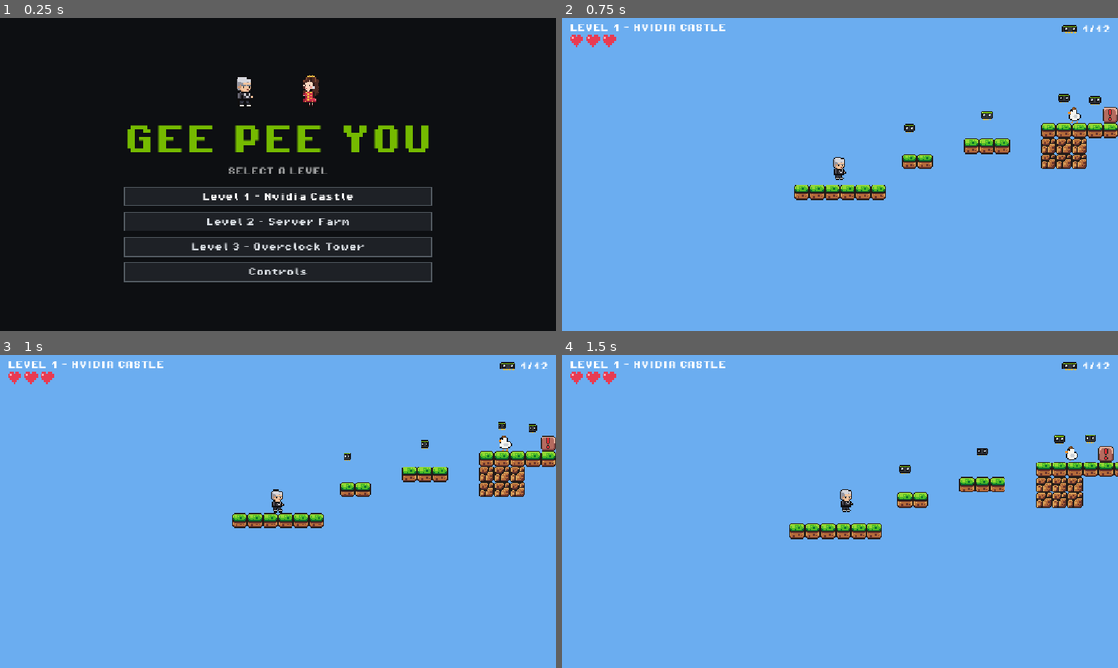
Above: before the commit, frames 1-4 (two rows, left to right).
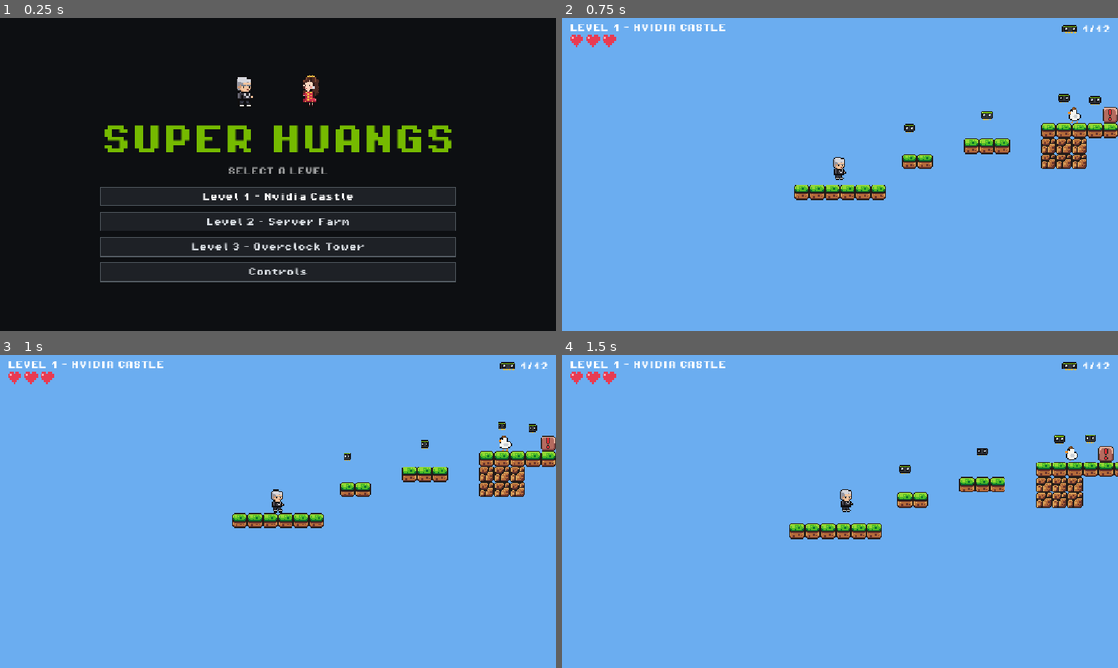
Above: after the commit, the same moments.

Repository: Stawberrymind/super_huangs
Game: Godot game, scene res://scenes/main_menu.tscn
The game is run twice, just before and just after one commit, with the same random seed, the same clock (stepped at 60 frames per second) and the same inputs.
Inputs (mouse positions are in pixels of both pictures, inside the frame that each line leads up to):
- Up to frame 1 (0.25 s): no input
- Up to frame 2 (0.75 s): click "Level 1 - Nvidia Castle" at 0.5 s
- Up to frame 3 (1 s): no input
- Up to frame 4 (1.5 s): tap Enter at 1.25 s; move the mouse to (962, 495) at 1.27 s; hold D from 1.28 s (still down); tap R at 1.35 s; click (962, 495) at 1.42 s

The runs differ from the first frame. In frame 1, 3.7% of the frame differs, in the area x 18-82%, y 34-85%; in frame 2, nothing differs; in frame 3, nothing differs; in frame 4, nothing differs.

Commit message:
Rename game to Super Huangs and regenerate cover

Diff:
--- a/project.godot
+++ b/project.godot
@@ -10,7 +10,7 @@
 
 [application]
 
-config/name="GEE_PEE_YOU"
+config/name="Super Huangs"
 run/main_scene="res://scenes/main_menu.tscn"
 config/features=PackedStringArray("4.7", "Forward Plus")
 config/icon="res://icon.svg"
--- a/scenes/main_menu.tscn
+++ b/scenes/main_menu.tscn
@@ -66,7 +66,7 @@
 layout_mode = 2
 theme_override_colors/font_color = Color(0.46, 0.73, 0, 1)
 theme_override_font_sizes/font_size = 64
-text = "GEE PEE YOU"
+text = "SUPER HUANGS"
 horizontal_alignment = 1
 
 [node name="Subtitle" type="Label" parent="Center/Layout"]
Binary file changed: itch/cover.png
